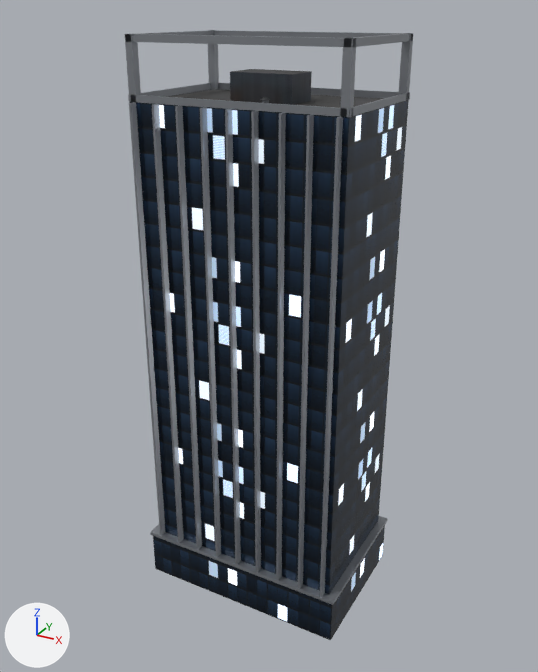
Before and after pictures for a commit that changed the glTF model public/assets/building_02.glb.
One viewpoint serves both versions: a camera (50 mm lens) standing at (54.1, -98.8, 96.2) and looking at (-0.3, 0.0, 46.8). The lights are fixed; the arrows at lower left show +X, +Y and +Z. The first picture is the older version. Where no turn or scale is listed for an object, it has been applied to the vertices. Vertices at exactly the same position are counted once.

Objects in the first picture: 'Render'.
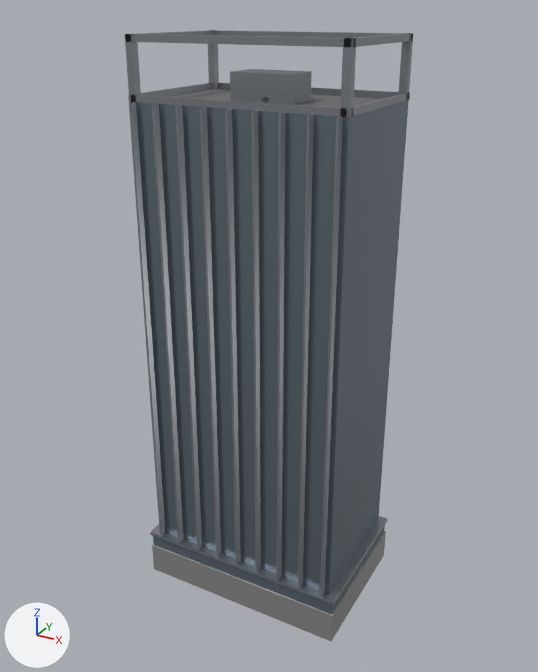
Boxes [x1, y1, x2, y2] around the edits, measured in the pictures (538 x 672 px):
'Render', surface changed, reshaped (lighter)
    before: [125, 30, 413, 640]
    after: [125, 30, 413, 641]
part 1 of me_render, added
    after: [152, 531, 386, 641]

Patch to the scene script:
```diff
--- a/public/assets/building_02.glb.py
+++ b/public/assets/building_02.glb.py
@@ mat_facade_glass @@
 n0 = _N.new('ShaderNodeBsdfPrincipled'); n0.name = 'Principled BSDF'
-n0.inputs[1].default_value = 0.55  # 'Metallic'
+n0.inputs[0].default_value = (0.2, 0.25, 0.3, 1.0)  # 'Base Color', greyish blue #7c8995
+n0.inputs[1].default_value = 0.7  # 'Metallic'
 n0.inputs[2].default_value = 0.2  # 'Roughness'
-n0.inputs[28].default_value = 2.0  # 'Emission Strength'
 n1 = _N.new('ShaderNodeOutputMaterial'); n1.name = 'Material Output'
-n2 = _N.new('ShaderNodeTexImage'); n2.name = 'Image Texture'
-n2.image = img_facade_glass_emit
-n3 = _N.new('ShaderNodeTexImage'); n3.name = 'Image Texture.001'
-n3.image = img_facade_glass
 _L.new(n0.outputs[0], n1.inputs[0])  # 'BSDF' to 'Surface'
-_L.new(n2.outputs[0], n0.inputs[27])  # 'Color' to 'Emission Color'
-_L.new(n3.outputs[0], n0.inputs[0])  # 'Color' to 'Base Color'
@@ mat_facade_industrial @@
 n0 = _N.new('ShaderNodeBsdfPrincipled'); n0.name = 'Principled BSDF'
-n0.inputs[1].default_value = 0.55  # 'Metallic'
-n0.inputs[2].default_value = 0.45  # 'Roughness'
-n0.inputs[28].default_value = 2.0  # 'Emission Strength'
+n0.inputs[0].default_value = (0.28, 0.3, 0.32, 1.0)  # 'Base Color', grey #909599
+n0.inputs[1].default_value = 0.6  # 'Metallic'
 n1 = _N.new('ShaderNodeOutputMaterial'); n1.name = 'Material Output'
-n2 = _N.new('ShaderNodeTexImage'); n2.name = 'Image Texture'
-n2.image = img_facade_metal_emit
-n3 = _N.new('ShaderNodeTexImage'); n3.name = 'Image Texture.001'
-n3.image = img_facade_metal
 _L.new(n0.outputs[0], n1.inputs[0])  # 'BSDF' to 'Surface'
-_L.new(n2.outputs[0], n0.inputs[27])  # 'Color' to 'Emission Color'
-_L.new(n3.outputs[0], n0.inputs[0])  # 'Color' to 'Base Color'
@@ mat_concrete @@
+mat_concrete = principled_material('Concrete')
+mat_concrete.base_color = (0.44, 0.43, 0.4)  # grey #b1afaa
+mat_concrete.roughness = 0.85
@@ mat_storefront @@
+mat_storefront = principled_material('Storefront')
+mat_storefront.base_color = (0.3, 0.3, 0.3)  # grey #959595
+mat_storefront.metallic = 0.3
+mat_storefront.roughness = 0.4
@@ me_render @@
 # used by ob_render; location = (0.0, 0.0, 0.0)
-me_render.from_pydata(...)  # 348 vertices, 552 faces; spans x -18.3..18.3, y -12.3..12.3, z 0.0..93.0
+me_render.from_pydata(...)  # 356 vertices, 564 faces; spans x -18.3..18.3, y -12.3..12.3, z 0.0..93.0
+# me_render part 1
+# 8 vertices are added at x -18.2..18.2, y -12.2..12.2, z 0.0..5.6
+# 8 new faces join them, mat_storefront (grey #959595)
+# 4 new faces join them, mat_concrete (grey #b1afaa)
 me_render.materials.append(mat_facade_glass)
@@ me_render @@
 me_render.materials.append(mat_metal_dark)
+me_render.materials.append(mat_storefront)  # grey #959595
+me_render.materials.append(mat_concrete)  # grey #b1afaa
```
